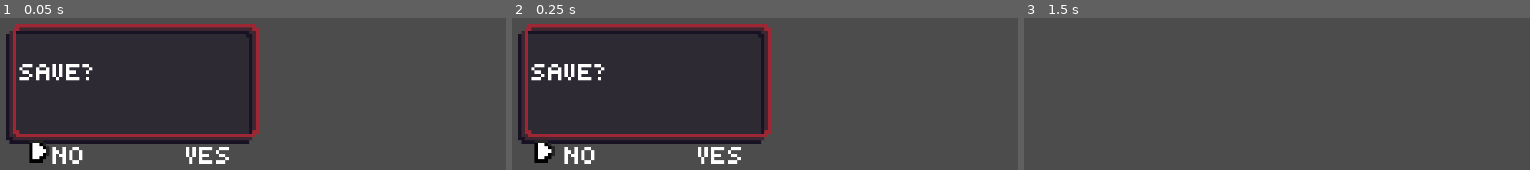
Above: before the commit, frames 1-3 (left to right).
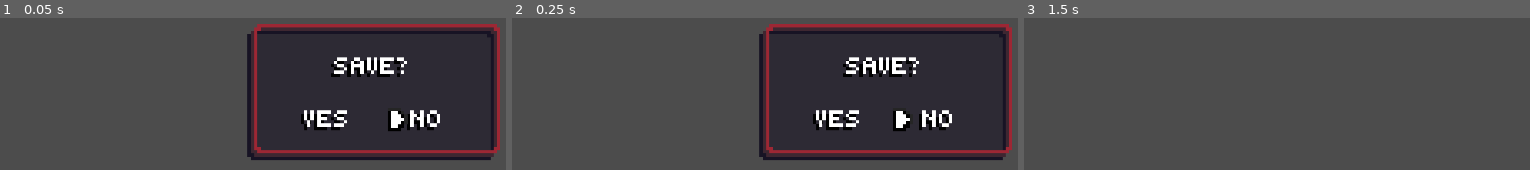
Above: after the commit, the same moments.

Repository: htimsekim/gobbo
Game: Godot game, scene res://src/UI/saveConfirm.tscn
The game is run twice, just before and just after one commit, with the same random seed, the same clock (stepped at 60 frames per second) and the same inputs. This scene is started directly instead of the project's main scene.
Inputs (mouse positions are in pixels of both pictures, inside the frame that each line leads up to):
- Up to frame 1 (0.05 s): no input
- Up to frame 2 (0.25 s): no input
- Up to frame 3 (1.5 s): move the mouse to (outside the picture) at 0.52 s; hold Right (move_right) 0.53-1.25 s; hold Space (jump) 0.53-1.25 s; click (outside the picture) at 0.67 s; tap Enter at 1.25 s; drag from (outside the picture) to (outside the picture) at 1.27 s

The runs differ from the first frame. In frame 1, 82% of the frame differs, in the area x 1-99%, y 3-97%; in frame 2, 82%; in frame 3, nothing differs.
Error before the commit: Invalid get index 'filename' (on base: 'Nil'). (res://src/Main/Global.gd:62)
Error after the commit: Invalid get index 'filename' (on base: 'Nil'). (res://src/Main/Global.gd:63)

Commit message:
keep track of whether or not a heart has been collected

Diff:
--- a/src/Main/Global.gd
+++ b/src/Main/Global.gd
@@ -12,6 +12,7 @@
 var earthquake_happened = [false, "-prequake", "-postquake"]
 var game_data = {}
 var path
+var heart_boxes = []
 
 func load_player():
 	var root = get_tree().get_root()
--- a/src/Objects/heartbox.gd
+++ b/src/Objects/heartbox.gd
@@ -1,10 +1,16 @@
 extends Area2D
+export var heartName = ""
+
+func _ready():
+	if Global.heart_boxes.has(heartName):
+		queue_free()
 
 func _on_heartbox_body_entered(body):
 	if body.is_in_group("plyr") and Global.player.get_node("TextureProgress").max_value < 10:
 		Global.player.get_node("TextureProgress").max_value += 1
 		Global.player.get_node("TextureProgress").value = Global.player.get_node("TextureProgress").max_value
 		Global.player.updatehealth()
+		Global.heart_boxes.append(heartName)
 		#queue_free()
 
 		#TreeItem.remove_child(self)
--- a/src/UI/saveConfirm.gd
+++ b/src/UI/saveConfirm.gd
@@ -2,16 +2,22 @@
 
 onready var conChoice = ""
 func _ready():
-	get_node("Sprite").position = Vector2(160,406)
+	get_node("Sprite").position = Vector2(441,330)
+	conChoice = "No"
+
 
 func _process(_delta):
-	if Input.is_action_pressed("move_right"):
-		conChoice = "Yes"
-		get_node("Sprite").position = Vector2(485,406)
-	if Input.is_action_pressed("move_left"):
-		conChoice = "No"
-		get_node("Sprite").position = Vector2(160,406)
-	if Input.is_action_pressed("jump"):
+	if Input.is_action_just_pressed("move_right") or Input.is_action_just_pressed("move_left"):
+		if conChoice == "No":
+			get_node("Sprite").position = Vector2(183,330)
+			conChoice = "Yes"
+
+		else:
+			get_node("Sprite").position = Vector2(441,330)
+			conChoice = "No"
+
+
+	if Input.is_action_just_pressed("jump"):
 		if conChoice == "Yes":
 			Global.save_game("GinaTest")
 		get_tree().paused = false
--- a/src/UI/saveConfirm.tscn
+++ b/src/UI/saveConfirm.tscn
@@ -41,11 +41,13 @@
 
 [node name="saveConfirm" type="CanvasLayer"]
 pause_mode = 2
+offset = Vector2( 580, 0 )
+transform = Transform2D( 1, 0, 0, 1, 580, 0 )
 script = ExtResource( 4 )
 
 [node name="NinePatchRect" type="NinePatchRect" parent="."]
 margin_right = 100.0
-margin_bottom = 60.0
+margin_bottom = 65.0
 rect_scale = Vector2( 8, 8 )
 texture = ExtResource( 2 )
 patch_margin_left = 16
@@ -57,59 +59,77 @@
 }
 
 [node name="VBoxContainer" type="VBoxContainer" parent="NinePatchRect"]
-margin_left = 15.6625
-margin_top = 14.3063
-margin_right = 85.6625
-margin_bottom = 34.3063
+margin_left = 16.0
+margin_top = 12.0
+margin_right = 84.0
+margin_bottom = 48.0
+alignment = 1
 __meta__ = {
 "_edit_use_anchors_": false
 }
 
-[node name="Control" type="Control" parent="NinePatchRect/VBoxContainer"]
-margin_right = 424.0
-
-[node name="Label" type="Label" parent="NinePatchRect/VBoxContainer/Control"]
+[node name="Label" type="Label" parent="NinePatchRect/VBoxContainer"]
+margin_left = 22.0
 margin_top = 4.0
-margin_right = 424.0
+margin_right = 45.0
 margin_bottom = 16.0
+size_flags_horizontal = 4
 custom_fonts/font = SubResource( 1 )
+custom_colors/font_color_shadow = Color( 0, 0, 0, 1 )
+custom_constants/shadow_offset_x = -1
+custom_constants/shadow_offset_y = 1
 text = "save?"
+align = 1
+valign = 1
 __meta__ = {
 "_edit_use_anchors_": false
 }
 
 [node name="HBoxContainer" type="HBoxContainer" parent="NinePatchRect/VBoxContainer"]
-margin_top = 4.0
-margin_right = 424.0
-margin_bottom = 4.0
-custom_constants/separation = 200
+margin_left = 13.0
+margin_top = 20.0
+margin_right = 55.0
+margin_bottom = 32.0
+size_flags_horizontal = 4
+size_flags_vertical = 4
+custom_constants/separation = 18
+alignment = 1
 
-[node name="Control" type="Control" parent="NinePatchRect/VBoxContainer/HBoxContainer"]
-
-[node name="Label" type="Label" parent="NinePatchRect/VBoxContainer/HBoxContainer/Control"]
-margin_left = 50.0
-margin_top = 25.0
-margin_right = 64.0
-margin_bottom = 37.0
+[node name="Label" type="Label" parent="NinePatchRect/VBoxContainer/HBoxContainer"]
+margin_right = 14.0
+margin_bottom = 12.0
+size_flags_horizontal = 0
+size_flags_vertical = 0
 custom_fonts/font = SubResource( 2 )
+custom_colors/font_color_shadow = Color( 0, 0, 0, 1 )
+custom_constants/shadow_offset_x = -1
+custom_constants/shadow_offset_y = 1
 text = "Yes"
+align = 1
+valign = 1
 __meta__ = {
 "_edit_use_anchors_": false
 }
 
-[node name="Label2" type="Label" parent="NinePatchRect/VBoxContainer/HBoxContainer/Control"]
-margin_left = 10.0
-margin_top = 25.0
-margin_right = 20.0
-margin_bottom = 37.0
+[node name="Label2" type="Label" parent="NinePatchRect/VBoxContainer/HBoxContainer"]
+margin_left = 32.0
+margin_right = 42.0
+margin_bottom = 12.0
+size_flags_horizontal = 0
+size_flags_vertical = 0
 custom_fonts/font = SubResource( 2 )
+custom_colors/font_color_shadow = Color( 0, 0, 0, 1 )
+custom_constants/shadow_offset_x = -1
+custom_constants/shadow_offset_y = 1
 text = "No"
+align = 1
+valign = 1
 __meta__ = {
 "_edit_use_anchors_": false
 }
 
 [node name="Sprite" type="Sprite" parent="."]
-position = Vector2( 160.83, 404.834 )
+position = Vector2( 443.096, 330.004 )
 scale = Vector2( 8, 8 )
 texture = ExtResource( 1 )
 region_enabled = true
--- a/src/levels/gobmines.tscn
+++ b/src/levels/gobmines.tscn
@@ -6,6 +6,7 @@
 [ext_resource path="res://assets/art/backgrounds/cavebg_f.png" type="Texture" id=4]
 [ext_resource path="res://src/npc/goblin-npc.tscn" type="PackedScene" id=5]
 [ext_resource path="res://src/Objects/ChangeStage.tscn" type="PackedScene" id=6]
+[ext_resource path="res://src/Objects/heartbox.tscn" type="PackedScene" id=7]
 
 [node name="gobmines" type="Node2D"]
 
@@ -38,7 +39,7 @@
 [node name="ChangeStage2" parent="level/links" index="1" instance=ExtResource( 6 )]
 position = Vector2( 1135.82, -15.4674 )
 scale = Vector2( 1, 1.5 )
-target_stage = "res://src/levels/cavehall.tscn"
+target_stage = "res://src/levels/cavea.tscn"
 target_spawn = "level/spawns/spawn2"
 
 [node name="Sprite" parent="level/ParallaxBackground/bg" index="0"]
@@ -83,4 +84,8 @@
 position = Vector2( 251.008, -8.14455 )
 scale = Vector2( -1, 1 )
 
+[node name="heartbox" parent="." instance=ExtResource( 7 )]
+position = Vector2( 806.592, 151.505 )
+heartName = "heartGobMines"
+
 [editable path="level"]
--- a/src/levels/gobtown-prequake.tscn
+++ b/src/levels/gobtown-prequake.tscn
@@ -95,5 +95,6 @@
 
 [node name="heartbox" parent="level" instance=ExtResource( 8 )]
 position = Vector2( -80.6593, 104.319 )
+heartName = "heart1"
 
 [editable path="level"]
Not shown: 1 places in src/levels/gobmines.tscn that only renumber resources
